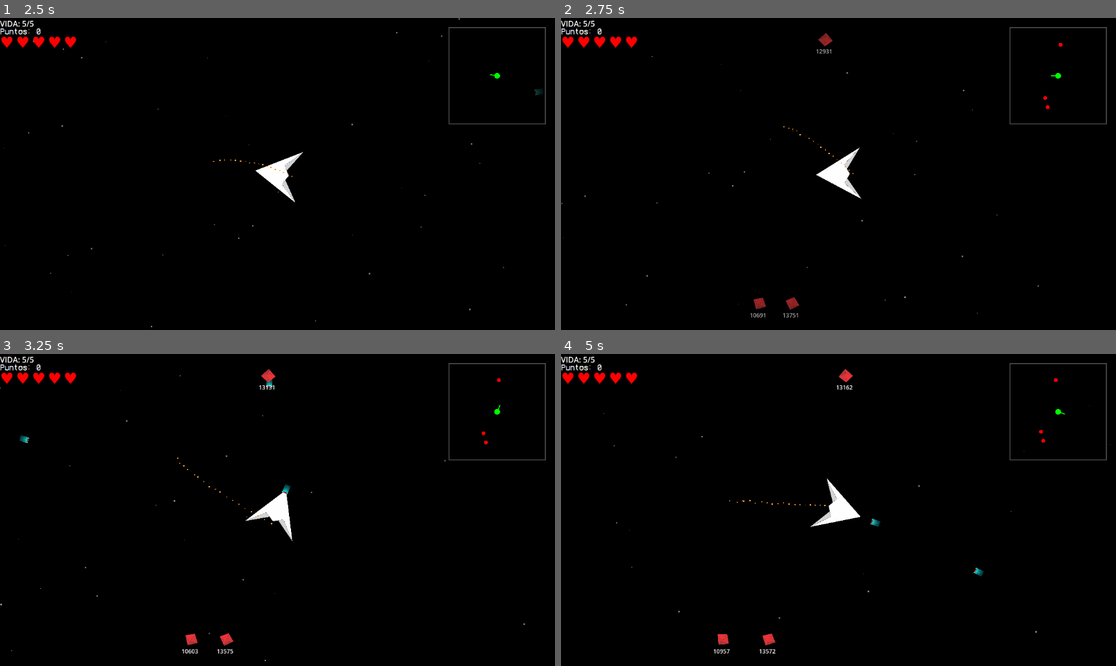
Above: before the commit, frames 1-4 (two rows, left to right).
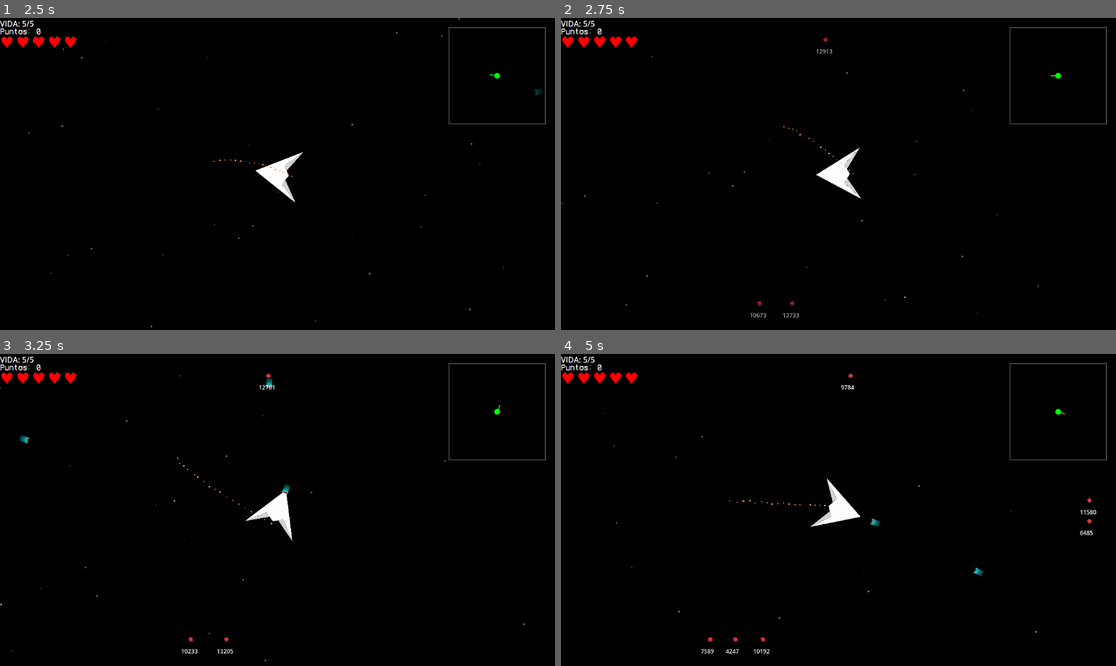
Above: after the commit, the same moments.

Repository: Maretesus666/Apeiron
Game: Godot game, scene res://scenes/menu.tscn
Same seed, same stepped clock (60 frames per second), same inputs: the game is played once before the commit and once after it.
Inputs (mouse positions are in pixels of both pictures, inside the frame that each line leads up to):
- Up to frame 1 (2.5 s): click "JUGAR" at 0.5 s; move the mouse to (399, 158) at 1.27 s; press the mouse at (399, 158) at 1.28 s; hold D (move_right) 1.28-2.03 s; move the mouse to (166, 189) at 2.02 s; release the mouse at (166, 189) at 2.03 s; hold S (move_down) from 2.03 s (still down); click (166, 189) at 2.1 s
- Up to frame 2 (2.75 s): keep holding S (move_down)
- Up to frame 3 (3.25 s): move the mouse to (333, 441) at 2.77 s; release S (move_down) at 2.78 s; press the mouse at (333, 441) at 2.78 s; hold D (move_right) from 2.78 s (still down)
- Up to frame 4 (5 s): move the mouse to (810, 572) at 3.52 s; release D (move_right) at 3.53 s; release the mouse at (810, 572) at 3.53 s; hold W (move_up) 3.53-4.28 s; click (810, 572) at 3.6 s; move the mouse to (1005, 556) at 4.27 s; press the mouse at (1005, 556) at 4.28 s; hold A (move_left) from 4.28 s (still down)

Frame 1 is identical in both runs. In frame 2, 0.2% of the frame differs, in the area x 34-91%, y 4-96%; in frame 3, 0.3%; in frame 4, 0.5%, in the area x 25-97%, y 4-96%.

Commit message:
minimapa

Diff:
--- a/apeiron-godot/scenes/minimap.gd
+++ b/apeiron-godot/scenes/minimap.gd
@@ -1,7 +1,7 @@
 extends Control
 
 @export var minimap_size: Vector2 = Vector2(200, 200)
-@export var world_scale: float = 0.005  # Escala del mundo en el minimapa
+@export var world_scale: float = 0.05  # Escala del mundo en el minimapa
 @export var player_color: Color = Color(0, 1, 0)
 @export var enemy_color: Color = Color(1, 0, 0)
 @export var player_size: float = 6.0
--- a/apeiron-godot/scripts/enemigo.gd
+++ b/apeiron-godot/scripts/enemigo.gd
@@ -1,7 +1,7 @@
 extends Area2D
 
-@export var acceleration: float = 200.0
-@export var max_speed: float = 200.0
+@export var acceleration: float = 2000.0
+@export var max_speed: float = 2000.0
 @export var friction: float = 100.0
 @export var rotation_speed: float = 50.0
 @export var health = 3
--- a/apeiron-godot/scripts/enemy_indicators.gd
+++ b/apeiron-godot/scripts/enemy_indicators.gd
@@ -84,7 +84,7 @@
 	var arrow := Sprite2D.new()
 	arrow.texture = preload("res://assets/sprites/advertencia.png")
 	arrow.centered = true
-	arrow.scale = Vector2(0.08, 0.08)
+	arrow.scale = Vector2(0.03, 0.03)
 	indicator.add_child(arrow)
 
 	var label := Label.new()
--- a/apeiron-godot/scripts/enemy_spawner.gd
+++ b/apeiron-godot/scripts/enemy_spawner.gd
@@ -4,7 +4,7 @@
 @export var spawn_interval = 2.0
 @export var min_distance = 1000.0
 @export var max_distance = 15000.0
-@export var max_enemies = 3
+@export var max_enemies = 15
 
 enum SpawnPattern {
 	RANDOM,      # Posiciones aleatorias
